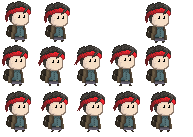
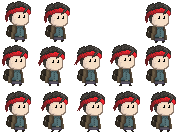
Comparing the layer stacks of the two 193×137 images. Changes:
painted on "Слой 108" over bbox(135, 94, 140, 99)
painted on "Слой 107" over bbox(123, 128, 134, 130)
painted on "Слой 106" over bbox(100, 94, 105, 99)
painted on "Слой 105" over bbox(88, 128, 99, 130)
painted on "Слой 104" over bbox(63, 94, 68, 99)
painted on "Слой 103" over bbox(51, 128, 62, 130)
painted on "Слой 102" over bbox(159, 94, 176, 130)
painted on "Слой 101" over bbox(14, 94, 31, 130)
painted on "Слой 97" over bbox(132, 47, 137, 52)
painted on "Слой 96" over bbox(120, 82, 131, 84)
painted on "Слой 99" over bbox(97, 48, 102, 53)
painted on "Слой 98" over bbox(85, 82, 96, 84)
painted on "Слой 95" over bbox(60, 49, 65, 54)
painted on "Слой 94" over bbox(48, 82, 59, 84)
painted on "Слой 87" over bbox(65, 5, 70, 10)
painted on "Слой 89" over bbox(54, 40, 64, 42)
painted on "Слой 88" over bbox(53, 38, 64, 40)
painted on "Слой 100" over bbox(154, 48, 171, 84)
painted on "Слой 93" over bbox(11, 48, 28, 84)
painted on "Слой 85" over bbox(14, 4, 31, 42)
painted on "Слой 92" over bbox(166, 5, 171, 10)
painted on "Слой 90" over bbox(154, 39, 165, 41)
painted on "Слой 2" over bbox(12, 84, 165, 86)
painted on "Слой 83" over bbox(87, 130, 100, 132)
…and 5 more changes (5 painted)
